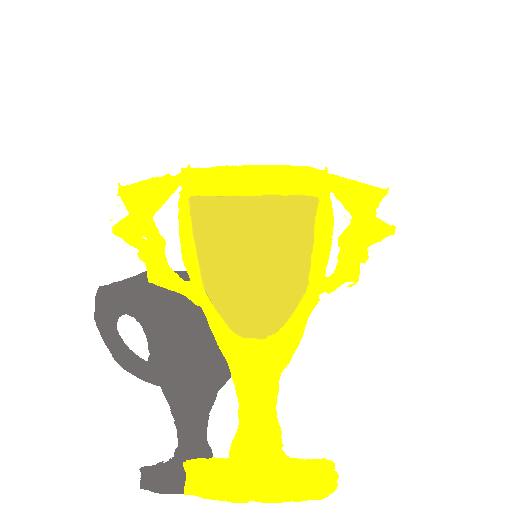
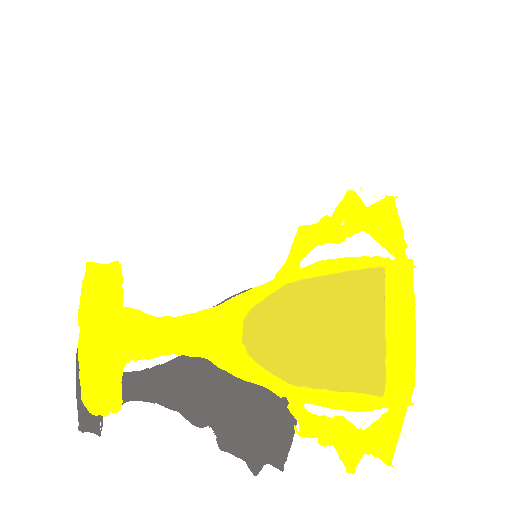
Revision of a layered 512×512 image; what changed, layer by layer:
painted on "Base Color schem" over [left=78, top=157, right=424, bottom=503]
painted on "siloute back" over [left=76, top=270, right=300, bottom=494]
